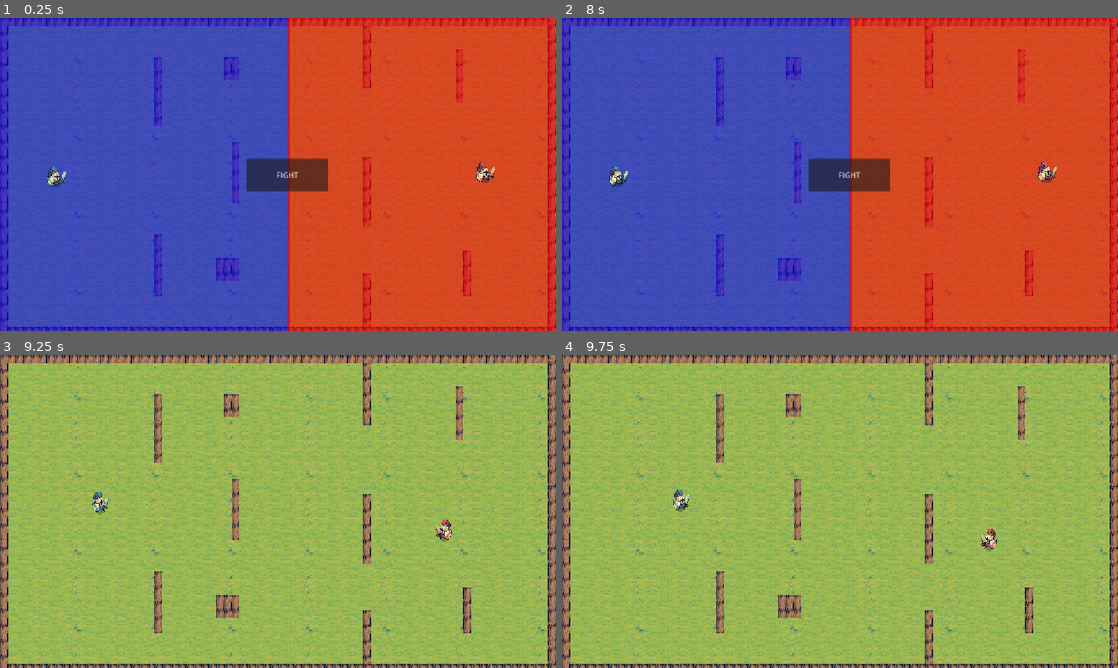
Above: before the commit, frames 1-4 (two rows, left to right).
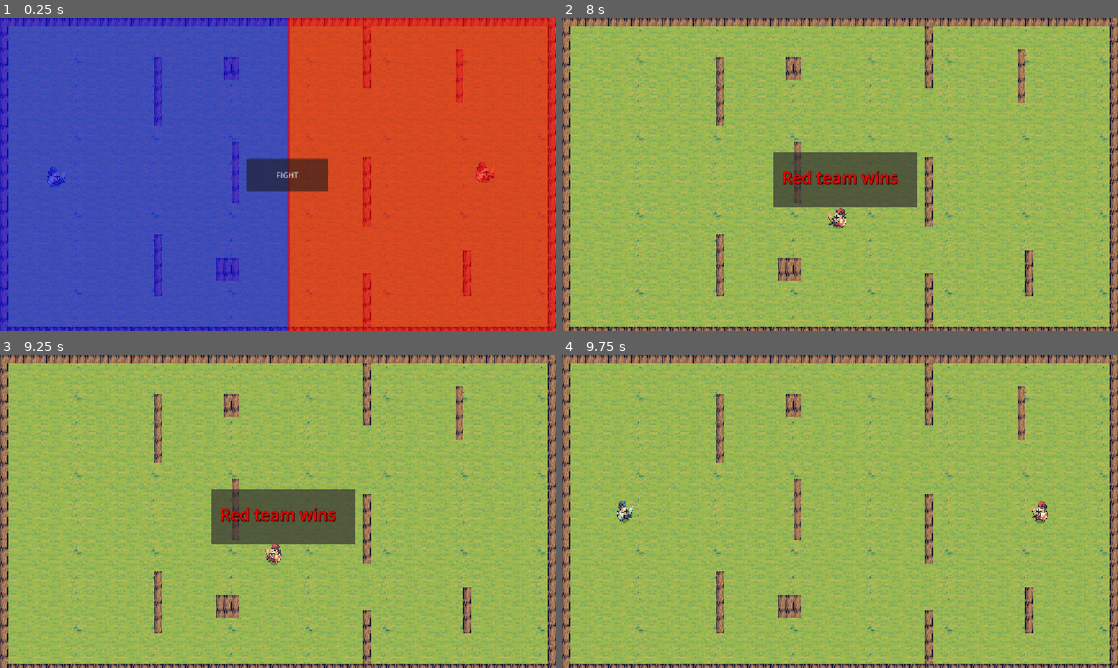
Above: after the commit, the same moments.

Repository: RohanFlynn/battle-sim-project
Game: Godot game, scene res://scenes/test_level_1.tscn
Two runs of this game, one before a commit and one after it. Both use one fixed random seed, a clock stepped at 60 frames per second and the inputs below.
Inputs (mouse positions are in pixels of both pictures, inside the frame that each line leads up to):
- Up to frame 1 (0.25 s): no input
- Up to frame 2 (8 s): click "FIGHT" at 0.5 s; move the mouse to (962, 158) at 1.27 s; click (962, 158) at 1.42 s; move the mouse to (728, 190) at 2.02 s; click (728, 190) at 2.17 s; move the mouse to (895, 105) at 2.77 s; click (895, 105) at 2.92 s; move the mouse to (812, 237) at 3.52 s; click (812, 237) at 3.67 s; move the mouse to (1006, 221) at 4.27 s; click (1006, 221) at 4.42 s; move the mouse to (673, 127) at 5.02 s; click (673, 127) at 5.17 s; move the mouse to (867, 174) at 5.77 s; click (867, 174) at 5.92 s; move the mouse to (756, 96) at 6.52 s; click (756, 96) at 6.67 s; move the mouse to (962, 158) at 7.27 s; click (962, 158) at 7.42 s
- Up to frame 3 (9.25 s): click (289, 511) at 8 s, where only the run before the commit has a clickable "FIGHT"; move the mouse to (166, 527) at 8.77 s; click (166, 527) at 8.92 s
- Up to frame 4 (9.75 s): click (851, 511) at 9.5 s, where only the run after the commit has a clickable "FIGHT"

The runs differ from the first frame. In frame 1, 0.3% of the frame differs, in the area x 8-89%, y 46-54%; in frame 2, 100%, in the area x 0-100%, y 0-100%; in frame 3, 4.9%; in frame 4, 0.6%.

Commit message:
update 1

Diff:
--- a/battle-sim/project.godot
+++ b/battle-sim/project.godot
@@ -8,11 +8,15 @@
 
 config_version=5
 
+[animation]
+
+compatibility/default_parent_skeleton_in_mesh_instance_3d=true
+
 [application]
 
 config/name="battle sim"
 run/main_scene="res://scenes/test_level_1.tscn"
-config/features=PackedStringArray("4.5", "Mobile")
+config/features=PackedStringArray("4.6", "Mobile")
 config/icon="res://icon.svg"
 
 [display]
@@ -25,6 +29,7 @@
 Red="Red Troops"
 placing_ui=""
 game=""
+ending_ui=""
 
 [physics]
 
--- /dev/null
+++ b/battle-sim/scenes/arrow.tscn
@@ -0,0 +1,18 @@
+[gd_scene format=3 uid="uid://dcfadoh3vpvgm"]
+
+[ext_resource type="Texture2D" uid="uid://df1hjo3maopsk" path="res://assets/Tiny Swords (Free Pack)/Units/Blue Units/Archer/Arrow.png" id="1_umosx"]
+
+[sub_resource type="RectangleShape2D" id="RectangleShape2D_23jat"]
+size = Vector2(27, 16)
+
+[node name="arrow" type="CharacterBody2D" unique_id=960548106]
+
+[node name="Sprite2D" type="Sprite2D" parent="." unique_id=1191871557]
+scale = Vector2(0.6, 0.6)
+texture = ExtResource("1_umosx")
+
+[node name="Area2D" type="Area2D" parent="." unique_id=1231607418]
+
+[node name="CollisionShape2D" type="CollisionShape2D" parent="Area2D" unique_id=576987611]
+position = Vector2(0.5, -1)
+shape = SubResource("RectangleShape2D_23jat")
--- /dev/null
+++ b/battle-sim/scenes/blue_archer.gd
@@ -0,0 +1,44 @@
+extends CharacterBody2D
+
+
+const SPEED = 300.0
+
+var starting = false
+@onready var asprite: AnimatedSprite2D = $AnimatedSprite2D
+@onready var navigation_agent: NavigationAgent2D = $NavigationAgent2D
+@onready var hitbox: Area2D = $hitbox
+const arrow = preload("res://scenes/arrow.tscn")
+var direction: Vector2
+var attacking = false
+
+func _physics_process(delta: float) -> void:
+	animate()
+	if starting:
+		var target = get_closest_enemy()
+		if target:
+			navigation_agent.target_position = target.global_position
+		var current_agent_position = global_position
+		var next_path_position = navigation_agent.get_next_path_position()
+		direction = current_agent_position.direction_to(next_path_position)
+	move_and_slide()
+
+func animate():
+	if not attacking:
+		if velocity.x != 0:
+			asprite.play("run")
+		else:
+			asprite.play("idle")
+	else:
+		asprite.play("shoot")
+
+
+func get_closest_enemy():
+	var red_e = get_tree().get_nodes_in_group("Red")
+	var closest_enemy = null
+	var closest_distance = INF
+	for reds in red_e:
+		var distance = global_position.distance_to(reds.global_position)
+		if distance < closest_distance:
+			closest_distance = distance
+			closest_enemy = reds
+	return closest_enemy
--- /dev/null
+++ b/battle-sim/scenes/blue_archer.tscn
@@ -0,0 +1,179 @@
+[gd_scene format=3 uid="uid://rw2qpj32gpfr"]
+
+[ext_resource type="Script" uid="uid://rj2syjev53o6" path="res://scenes/blue_archer.gd" id="1_a3quj"]
+[ext_resource type="Texture2D" uid="uid://b4aidanht7eq3" path="res://assets/Tiny Swords (Free Pack)/Units/Blue Units/Archer/Archer_Idle.png" id="1_roa6b"]
+[ext_resource type="Texture2D" uid="uid://btklnw7r8eaqj" path="res://assets/Tiny Swords (Free Pack)/Units/Blue Units/Archer/Archer_Run.png" id="2_a3quj"]
+[ext_resource type="Texture2D" uid="uid://dejv5mdq1pv6" path="res://assets/Tiny Swords (Free Pack)/Units/Blue Units/Archer/Archer_Shoot.png" id="3_qjgvi"]
+
+[sub_resource type="AtlasTexture" id="AtlasTexture_ry0h2"]
+atlas = ExtResource("1_roa6b")
+region = Rect2(0, 0, 192, 192)
+
+[sub_resource type="AtlasTexture" id="AtlasTexture_nq31f"]
+atlas = ExtResource("1_roa6b")
+region = Rect2(192, 0, 192, 192)
+
+[sub_resource type="AtlasTexture" id="AtlasTexture_4b6yd"]
+atlas = ExtResource("1_roa6b")
+region = Rect2(384, 0, 192, 192)
+
+[sub_resource type="AtlasTexture" id="AtlasTexture_kjxp1"]
+atlas = ExtResource("1_roa6b")
+region = Rect2(576, 0, 192, 192)
+
+[sub_resource type="AtlasTexture" id="AtlasTexture_nwgqi"]
+atlas = ExtResource("1_roa6b")
+region = Rect2(768, 0, 192, 192)
+
+[sub_resource type="AtlasTexture" id="AtlasTexture_b4ly3"]
+atlas = ExtResource("1_roa6b")
+region = Rect2(960, 0, 192, 192)
+
+[sub_resource type="AtlasTexture" id="AtlasTexture_8rgu2"]
+atlas = ExtResource("2_a3quj")
+region = Rect2(0, 0, 192, 192)
+
+[sub_resource type="AtlasTexture" id="AtlasTexture_qld2v"]
+atlas = ExtResource("2_a3quj")
+region = Rect2(192, 0, 192, 192)
+
+[sub_resource type="AtlasTexture" id="AtlasTexture_vuuwn"]
+atlas = ExtResource("2_a3quj")
+region = Rect2(384, 0, 192, 192)
+
+[sub_resource type="AtlasTexture" id="AtlasTexture_03mlt"]
+atlas = ExtResource("2_a3quj")
+region = Rect2(576, 0, 192, 192)
+
+[sub_resource type="AtlasTexture" id="AtlasTexture_amdxk"]
+atlas = ExtResource("3_qjgvi")
+region = Rect2(0, 0, 192, 192)
+
+[sub_resource type="AtlasTexture" id="AtlasTexture_80ne4"]
+atlas = ExtResource("3_qjgvi")
+region = Rect2(192, 0, 192, 192)
+
+[sub_resource type="AtlasTexture" id="AtlasTexture_xqjj7"]
+atlas = ExtResource("3_qjgvi")
+region = Rect2(384, 0, 192, 192)
+
+[sub_resource type="AtlasTexture" id="AtlasTexture_muwhm"]
+atlas = ExtResource("3_qjgvi")
+region = Rect2(576, 0, 192, 192)
+
+[sub_resource type="AtlasTexture" id="AtlasTexture_4oj4l"]
+atlas = ExtResource("3_qjgvi")
+region = Rect2(768, 0, 192, 192)
+
+[sub_resource type="AtlasTexture" id="AtlasTexture_3vtud"]
+atlas = ExtResource("3_qjgvi")
+region = Rect2(960, 0, 192, 192)
+
+[sub_resource type="AtlasTexture" id="AtlasTexture_k6tn5"]
+atlas = ExtResource("3_qjgvi")
+region = Rect2(1152, 0, 192, 192)
+
+[sub_resource type="AtlasTexture" id="AtlasTexture_p4je8"]
+atlas = ExtResource("3_qjgvi")
+region = Rect2(1344, 0, 192, 192)
+
+[sub_resource type="SpriteFrames" id="SpriteFrames_h65c1"]
+animations = [{
+"frames": [{
+"duration": 1.0,
+"texture": SubResource("AtlasTexture_ry0h2")
+}, {
+"duration": 1.0,
+"texture": SubResource("AtlasTexture_nq31f")
+}, {
+"duration": 1.0,
+"texture": SubResource("AtlasTexture_4b6yd")
+}, {
+"duration": 1.0,
+"texture": SubResource("AtlasTexture_kjxp1")
+}, {
+"duration": 1.0,
+"texture": SubResource("AtlasTexture_nwgqi")
+}, {
+"duration": 1.0,
+"texture": SubResource("AtlasTexture_b4ly3")
+}],
+"loop": true,
+"name": &"idle",
+"speed": 12.0
+}, {
+"frames": [{
+"duration": 1.0,
+"texture": SubResource("AtlasTexture_8rgu2")
+}, {
+"duration": 1.0,
+"texture": SubResource("AtlasTexture_qld2v")
+}, {
+"duration": 1.0,
+"texture": SubResource("AtlasTexture_vuuwn")
+}, {
+"duration": 1.0,
+"texture": SubResource("AtlasTexture_03mlt")
+}],
+"loop": true,
+"name": &"run",
+"speed": 12.0
+}, {
+"frames": [{
+"duration": 1.0,
+"texture": SubResource("AtlasTexture_amdxk")
+}, {
+"duration": 1.0,
+"texture": SubResource("AtlasTexture_80ne4")
+}, {
+"duration": 1.0,
+"texture": SubResource("AtlasTexture_xqjj7")
+}, {
+"duration": 1.0,
+"texture": SubResource("AtlasTexture_muwhm")
+}, {
+"duration": 1.0,
+"texture": SubResource("AtlasTexture_4oj4l")
+}, {
+"duration": 1.0,
+"texture": SubResource("AtlasTexture_3vtud")
+}, {
+"duration": 1.0,
+"texture": SubResource("AtlasTexture_k6tn5")
+}, {
+"duration": 1.0,
+"texture": SubResource("AtlasTexture_p4je8")
+}],
+"loop": false,
+"name": &"shoot",
+"speed": 12.0
+}]
+
+[sub_resource type="CapsuleShape2D" id="CapsuleShape2D_1oml8"]
+radius = 14.0
+height = 46.0
+
+[sub_resource type="RectangleShape2D" id="RectangleShape2D_17jvx"]
+size = Vector2(73, 80)
+
+[node name="blue_archer" type="CharacterBody2D" unique_id=174063767]
+scale = Vector2(0.5, 0.5)
+script = ExtResource("1_a3quj")
+
+[node name="AnimatedSprite2D" type="AnimatedSprite2D" parent="." unique_id=178496343]
+sprite_frames = SubResource("SpriteFrames_h65c1")
+animation = &"shoot"
+frame = 7
+frame_progress = 1.0
+
+[node name="CollisionShape2D" type="CollisionShape2D" parent="." unique_id=623349537]
+shape = SubResource("CapsuleShape2D_1oml8")
+
+[node name="NavigationAgent2D" type="NavigationAgent2D" parent="." unique_id=705591822]
+
+[node name="hitbox" type="Area2D" parent="." unique_id=1208125649]
+
+[node name="CollisionShape2D" type="CollisionShape2D" parent="hitbox" unique_id=929215430]
+position = Vector2(-2, -6)
+shape = SubResource("RectangleShape2D_17jvx")
+debug_color = Color(1, 0, 0, 0.41960785)
--- a/battle-sim/scenes/blue_warrior.tscn
+++ b/battle-sim/scenes/blue_warrior.tscn
@@ -238,26 +238,27 @@
 [sub_resource type="RectangleShape2D" id="RectangleShape2D_lidxy"]
 size = Vector2(80, 84)
 
-[node name="blue_warrior" type="CharacterBody2D" groups=["Blue"]]
+[node name="blue_warrior" type="CharacterBody2D" unique_id=1142345173 groups=["Blue"]]
 scale = Vector2(0.5, 0.5)
 script = ExtResource("1_uwwwp")
 
-[node name="AnimatedSprite2D" type="AnimatedSprite2D" parent="."]
+[node name="AnimatedSprite2D" type="AnimatedSprite2D" parent="." unique_id=955019376]
 sprite_frames = SubResource("SpriteFrames_3kb5f")
 animation = &"attack2"
 
-[node name="CollisionShape2D" type="CollisionShape2D" parent="."]
+[node name="CollisionShape2D" type="CollisionShape2D" parent="." unique_id=859542070]
 position = Vector2(-1.5, -5)
 shape = SubResource("CapsuleShape2D_uwwwp")
 
-[node name="NavigationAgent2D" type="NavigationAgent2D" parent="."]
+[node name="NavigationAgent2D" type="NavigationAgent2D" parent="." unique_id=1555954373]
 avoidance_enabled = true
+radius = 50.0
 avoidance_layers = 2
 avoidance_mask = 2
 
-[node name="hitbox" type="Area2D" parent="."]
-
-[node name="CollisionShape2D" type="CollisionShape2D" parent="hitbox"]
+[node name="hitbox" type="Area2D" parent="." unique_id=795183260]
+
+[node name="CollisionShape2D" type="CollisionShape2D" parent="hitbox" unique_id=233885967]
 position = Vector2(0, -4)
 shape = SubResource("RectangleShape2D_lidxy")
 debug_color = Color(0.96011823, 0, 0.5205364, 0.41960785)
--- a/battle-sim/scenes/test_level_1.tscn
+++ b/battle-sim/scenes/test_level_1.tscn
@@ -1,13 +1,15 @@
-[gd_scene load_steps=18 format=4 uid="uid://dedfn1jnc77c6"]
+[gd_scene format=4 uid="uid://dedfn1jnc77c6"]
 
 [ext_resource type="Texture2D" uid="uid://cvrwiypkjgt2c" path="res://assets/Tiny Swords (Free Pack)/Terrain/Tileset/Tilemap_color1.png" id="1_e7kyu"]
-[ext_resource type="Script" uid="uid://c8wqro5p35ojc" path="res://scenes/game.gd" id="1_ks0v4"]
+[ext_resource type="Script" uid="uid://c8wqro5p35ojc" path="res://scripts/game.gd" id="1_ks0v4"]
 [ext_resource type="PackedScene" uid="uid://ceqpfmels5wjp" path="res://scenes/blue_warrior.tscn" id="2_g3t2b"]
-[ext_resource type="Script" uid="uid://gnire06ti77m" path="res://scenes/blue_side.gd" id="3_2tvoo"]
+[ext_resource type="Script" uid="uid://gnire06ti77m" path="res://scripts/blue_side.gd" id="3_2tvoo"]
 [ext_resource type="PackedScene" uid="uid://bjftboh8i0r4y" path="res://scenes/red_warrior.tscn" id="3_vb4eo"]
 [ext_resource type="Texture2D" uid="uid://c32ycb3m5wu17" path="res://assets/Tiny Swords (Free Pack)/Buildings/Blue Buildings/House3.png" id="4_64tjs"]
-[ext_resource type="Script" uid="uid://dpcve0q10nv4h" path="res://scenes/red_side.gd" id="4_nm6rt"]
-[ext_resource type="Script" uid="uid://ccpy54nc4sf4" path="res://scenes/fight.gd" id="5_nm6rt"]
+[ext_resource type="Script" uid="uid://dpcve0q10nv4h" path="res://scripts/red_side.gd" id="4_nm6rt"]
+[ext_resource type="Script" uid="uid://ccpy54nc4sf4" path="res://scripts/fight.gd" id="5_nm6rt"]
+[ext_resource type="Script" uid="uid://b2yjgn36py0mn" path="res://scenes/texture_rect.gd" id="7_bnlx4"]
+[ext_resource type="Script" uid="uid://b0a3dofc2j8ei" path="res://scripts/wining_text.gd" id="7_pkoj0"]
 
 [sub_resource type="TileSetAtlasSource" id="TileSetAtlasSource_g3t2b"]
 texture = ExtResource("1_e7kyu")
@@ -878,34 +880,48 @@
 [sub_resource type="GradientTexture2D" id="GradientTexture2D_2tvoo"]
 gradient = SubResource("Gradient_3xdft")
 
-[node name="test_level1" type="Node2D" groups=["game"]]
+[sub_resource type="Gradient" id="Gradient_pkoj0"]
+offsets = PackedFloat32Array(0)
+colors = PackedColorArray(0.1882353, 0.1882353, 0.1882353, 0.68235296)
+
+[sub_resource type="GradientTexture2D" id="GradientTexture2D_bnlx4"]
+gradient = SubResource("Gradient_pkoj0")
+
+[sub_resource type="LabelSettings" id="LabelSettings_pkoj0"]
+font_size = 34
+shadow_size = 4
+shadow_color = Color(0, 0, 0, 1)
+
+[node name="test_level1" type="Node2D" unique_id=169674768 groups=["game"]]
 script = ExtResource("1_ks0v4")
 
-[node name="TileMapLayer" type="TileMapLayer" parent="."]
+[node name="TileMapLayer" type="TileMapLayer" parent="." unique_id=1856862829]
 tile_map_data = PackedByteArray("AAAAAAAAAAABAAEAAAAAAAEAAAABAAIAAAAAAAIAAAABAAMAAAAAAAMAAAABAAQAAAAAAAQAAAABAAUAAAAAAA …(47152 unchanged characters)…
 tile_set = SubResource("TileSet_vb4eo")
 
-[node name="NavigationRegion2D" type="NavigationRegion2D" parent="."]
+[node name="NavigationRegion2D" type="NavigationRegion2D" parent="." unique_id=652317249]
 navigation_polygon = SubResource("NavigationPolygon_64tjs")
 
-[node name="TileMapLayer2" type="TileMapLayer" parent="NavigationRegion2D"]
+[node name="TileMapLayer2" type="TileMapLayer" parent="NavigationRegion2D" unique_id=288488958]
 tile_map_data = PackedByteArray("AAAAABgAAAAGAAkAAAAAABkAAAAGAAgAAAAAABoAAAAGAAkAAAAAABsAAAAGAAgAAAAAABwAAAAGAAkAAAAAAB …(4704 unchanged characters)…
 tile_set = SubResource("TileSet_2tvoo")
 
-[node name="ui" type="Control" parent="."]
+[node name="ui" type="Control" parent="." unique_id=434745421]
 layout_mode = 3
 anchors_preset = 0
 offset_right = 40.0
 offset_bottom = 40.0
 
-[node name="blue side" type="TextureRect" parent="ui" groups=["placing_ui"]]
+[node name="blue side" type="TextureRect" parent="ui" unique_id=469354477 groups=["placing_ui"]]
+top_level = true
 layout_mode = 0
 offset_right = 601.0
 offset_bottom = 653.0
 texture = SubResource("GradientTexture2D_3xdft")
 script = ExtResource("3_2tvoo")
 
-[node name="red side" type="TextureRect" parent="ui" groups=["placing_ui"]]
+[node name="red side" type="TextureRect" parent="ui" unique_id=1050250662 groups=["placing_ui"]]
+top_level = true
 layout_mode = 0
 offset_left = 595.0
 offset_top = 1.0
@@ -914,7 +930,8 @@
 texture = SubResource("GradientTexture2D_2tvoo")
 script = ExtResource("4_nm6rt")
 
-[node name="Button" type="Button" parent="ui"]
+[node name="Button" type="Button" parent="ui" unique_id=1855051253]
+top_level = true
 layout_mode = 0
 offset_left = 511.0
 offset_top = 291.0
@@ -923,10 +940,33 @@
 text = "FIGHT"
 script = ExtResource("5_nm6rt")
 
-[node name="blue_warrior" parent="." instance=ExtResource("2_g3t2b")]
+[node name="TextureRect" type="TextureRect" parent="ui" unique_id=1055885905 groups=["ending_ui"]]
+top_level = true
+layout_mode = 0
+offset_left = 438.0
+offset_top = 277.0
+offset_right = 736.0
+offset_bottom = 391.0
+texture = SubResource("GradientTexture2D_bnlx4")
+script = ExtResource("7_bnlx4")
+
+[node name="Label" type="Label" parent="ui" unique_id=834926460 groups=["ending_ui"]]
+top_level = true
+layout_mode = 0
+offset_left = 4.0
+offset_top = 5.0
+offset_right = 1147.0
+offset_bottom = 654.0
+text = "PLACEHOLDER"
+label_settings = SubResource("LabelSettings_pkoj0")
+horizontal_alignment = 1
+vertical_alignment = 1
+script = ExtResource("7_pkoj0")
+
+[node name="blue_warrior" parent="." unique_id=89006353 instance=ExtResource("2_g3t2b")]
 position = Vector2(115, 330)
 
-[node name="red_warrior" parent="." instance=ExtResource("3_vb4eo")]
+[node name="red_warrior" parent="." unique_id=973894418 instance=ExtResource("3_vb4eo")]
 position = Vector2(1004, 321)
 
 [connection signal="gui_input" from="ui/blue side" to="ui/blue side" method="_on_gui_input"]
--- a/battle-sim/scenes/test_level_1.gd
+++ b/battle-sim/scenes/texture_rect.gd
@@ -1,11 +1,14 @@
-extends Node2D
+extends TextureRect
 
 
 # Called when the node enters the scene tree for the first time.
 func _ready() -> void:
-	pass # Replace with function body.
+	visible = false
 
 
 # Called every frame. 'delta' is the elapsed time since the previous frame.
 func _process(delta: float) -> void:
 	pass
+
+func end(team):
+	visible = true
--- a/battle-sim/scenes/game.gd
+++ b/battle-sim/scripts/game.gd
@@ -16,8 +16,8 @@
 
 func killb():
 	if get_tree().get_node_count_in_group("Blue") == 1:
-		get_tree().call_deferred("reload_current_scene")
+		get_tree().call_group("ending_ui", "end", "Red")
 
 func killr():
 	if get_tree().get_node_count_in_group("Red") == 1:
-		get_tree().call_deferred("reload_current_scene")
+		get_tree().call_group("ending_ui", "end", "Blue")
--- /dev/null
+++ b/battle-sim/scripts/wining_text.gd
@@ -0,0 +1,21 @@
+extends Label
+
+
+# Called when the node enters the scene tree for the first time.
+func _ready() -> void:
+	visible = false
+
+
+# Called every frame. 'delta' is the elapsed time since the previous frame.
+func _process(delta: float) -> void:
+	pass
+
+func end(team):
+	visible = true
+	if team == "Blue":
+		modulate = Color(0.0, 0.0, 1.0, 1.0)
+	else:
+		modulate = Color(1.0, 0.0, 0.0, 1.0)
+	text = team + " team wins"
+	await get_tree().create_timer(1.5).timeout
+	get_tree().call_deferred("reload_current_scene")
Not shown, added: battle-sim/scenes/blue_archer.gd.uid
Not shown: 1 places in battle-sim/scenes/blue_warrior.tscn that only renumber resources
Not shown, removed: battle-sim/scenes/test_level_1.gd.uid
Not shown, added: battle-sim/scenes/texture_rect.gd.uid
Renamed: battle-sim/scenes/blue_side.gd -> battle-sim/scripts/blue_side.gd
Renamed: battle-sim/scenes/blue_side.gd.uid -> battle-sim/scripts/blue_side.gd.uid
Renamed: battle-sim/scenes/fight.gd -> battle-sim/scripts/fight.gd
Renamed: battle-sim/scenes/fight.gd.uid -> battle-sim/scripts/fight.gd.uid
Renamed: battle-sim/scenes/game.gd.uid -> battle-sim/scripts/game.gd.uid
Renamed: battle-sim/scenes/red_side.gd -> battle-sim/scripts/red_side.gd
Renamed: battle-sim/scenes/red_side.gd.uid -> battle-sim/scripts/red_side.gd.uid
Not shown, added: battle-sim/scripts/wining_text.gd.uid
